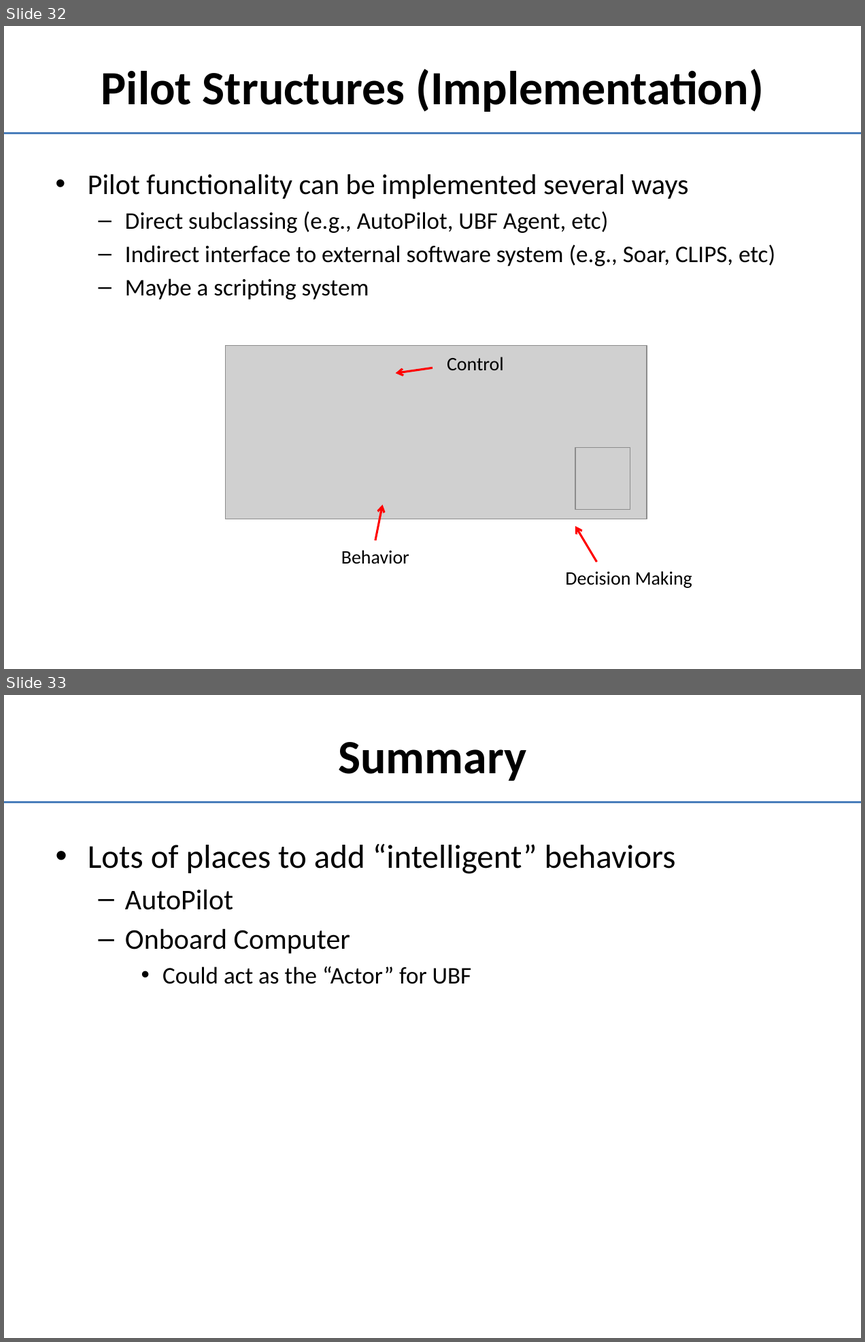
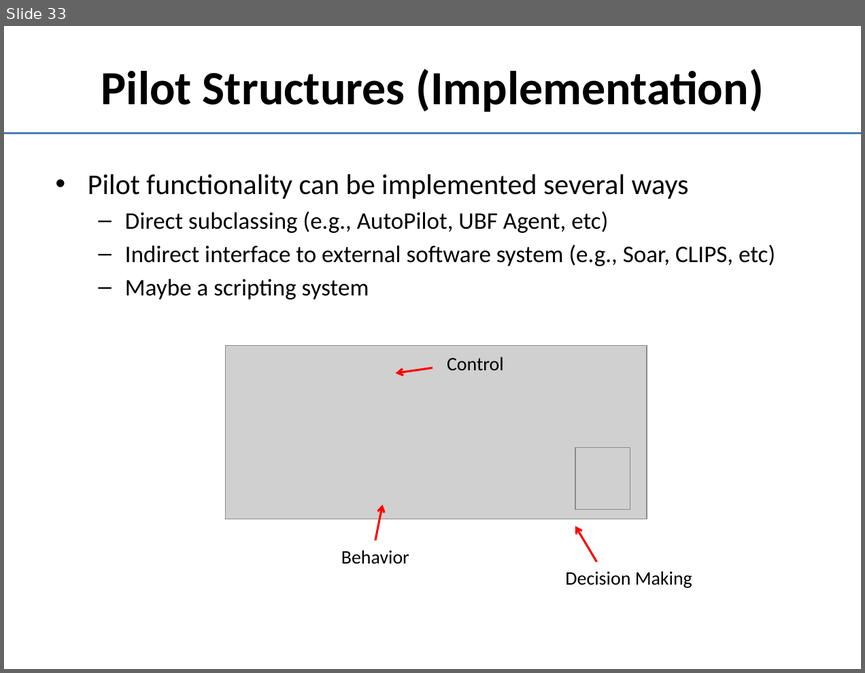
Before and after one commit to doughodson/OpenEaagles, a slide deck: doc/player-agent.pptx. Shown one above the other, each under a label of ours: slides 32 and 33 before the commit, slide 33 after it. The pictures are 865x1342 and 865x673 pixels, drawn with LibreOffice and Linux fonts; fonts in the diff are those of the drawing; grey boxes stand for pictures. Boxes give left, top, right and bottom in pixels: in the first picture for what was removed or moved away, otherwise in the second. Text is boxed around its words. In the diff, an @@ line names an element or a change of style, - is before the commit and + after.

```diff
--- a/doc/player-agent.pptx
+++ b/doc/player-agent.pptx
@@ slide 33 removed at (4,695,861,1338), background #FFFFFF; not listed: 1 template element that a slide beside it also shows @@
@@ title removed at (338,742,526,781) @@
-Summary
@@ text removed at (88,844,676,984) @@
-• Lots of places to add “intelligent” behaviors
-  – AutoPilot
-  – Onboard Computer
-    • Could act as the “Actor” for UBF
@@ what was slide 32 is now slide 33 @@
```
Also in this commit, not shown: 11 slides changed, 2 slides added.
